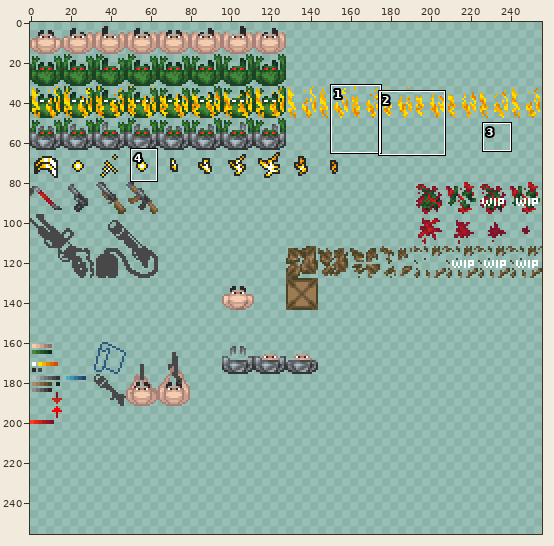
Edited in one commit: sprite sheet (assets/entities.png). Above: a wide view before the commit, with the close-up outlined.
Close-up. Before the commit:
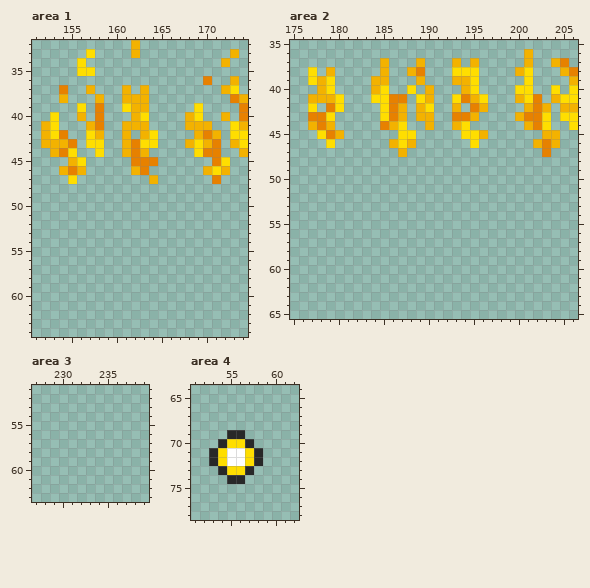
The file is 256x256 pixels. Colours within 5 levels of each other are drawn and written as one. Shown: area 1: x 151..174, y 32..64; area 2: x 175..206, y 35..65; area 3: x 227..239, y 51..63; area 4: x 51..62, y 64..78. The commit also changed other parts of the picture, which this record leaves out.
The result:
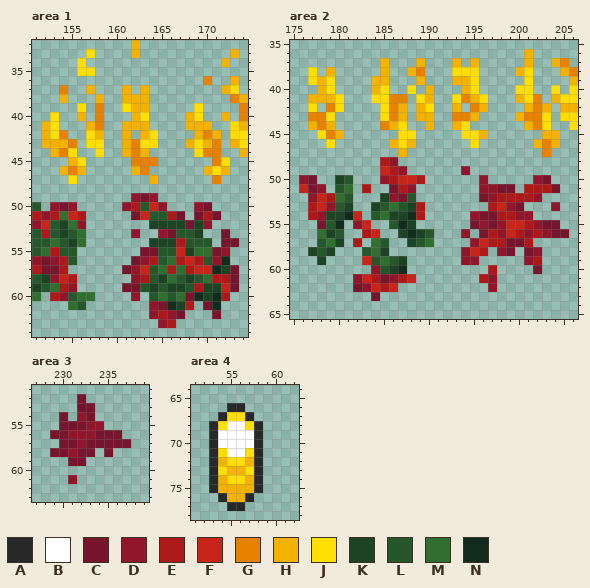
Palette (. is transparent): A #282828  B #ffffff  C #76152c  D #91162b  E #ad1818  F #c72519  G #e78100  H #f3b200  J #ffde00  K #1b4324  L #25572b  M #306f2f  N #122c1d
Change:
Changed rows in their new state; - is an unchanged pixel.
Area 1:
first column x 151:
49 -----------DCD---------
50 L-DCD-----DELFD---DC---
51 EDEMFE-----CFLLEC-CEC--
52 DFLKMD-------KKKKCKD---
53 LELKLM-----D--DCLLK--C-
54 LLMLKM-------KKKELLL-CC
55 LMELL-------CCLLFKMMCD-
56 DCDEL------CDELMEFELDN-
57 ECCE------CDFLMEMEFFNKC
58 LKDFE------DELKMLKLMEEC
59 KLMED-----CCLKLKKLEKKFC
60 M-EDLMM----D-LMLMCNKNE-
61 ----ML-------DCNKE-CN--
62 -------------DEDC---C--
63 --------------DE-------
Area 2:
first column x 176:
48 ---------ED-------------------
49 ---------FED------D-----------
50 DC--KL---DEFFE------D-----DC--
51 FCD-LM-E--CED-------DDCC-EEEC-
52 -DFEML---KDCL-------CDEEEED---
53 -EFDLK--KLMLKE-------EFDC---D-
54 -EDKKNF-LMKKNE-----DCCEEDD----
55 --CLN-DF--LNK------CDCDFFEDCC-
56 --MKL--EF--KNKL---D-CEDFEDEDCC
57 --LMK-E-ML--KLM----DFEECCE----
58 -KLK---LMK--------DFE-DC-CD---
59 --K----FLMLK------DD-----DE---
60 --------DLKN---------E----C---
61 ------DFECDEF-------ED--------
62 ------CDFEF----------D--------
63 --------C---------------------
Area 3:
first column x 229:
52 ---C-----
53 ---CC----
54 -C-DC----
55 -CCCDD---
56 CCDDDCCC-
57 -CCDCCCCC
58 CCDCC-C--
59 --CC-----
61 --D------
Area 4:
first column x 53:
66 --AA--
67 -AJJA-
68 AJBBJA
69 ABBBBA
70 ABBBBA
72 -HJJH-
73 AJHHJA
74 AHJJHA
75 AHHHHA
76 -AHHA-
77 --AA--
Changed places in both close-ups, as pixel boxes (x1, y1, x2, y2):
added: (32, 193, 239, 328)
added: (299, 157, 569, 301)
added: (50, 394, 131, 484)
changed: (209, 403, 263, 511)
